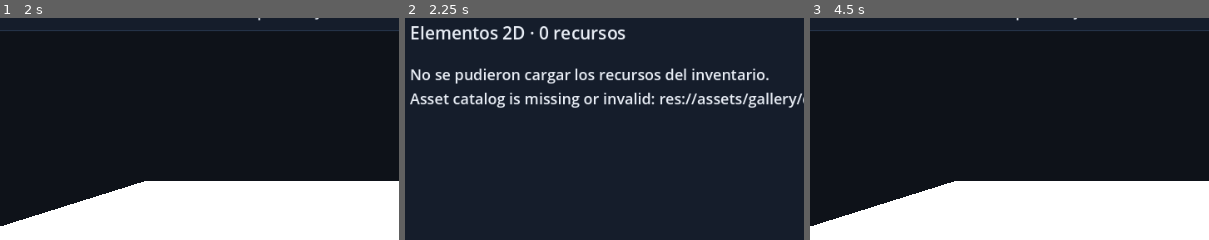
Above: before the commit, frames 1-3 (left to right).
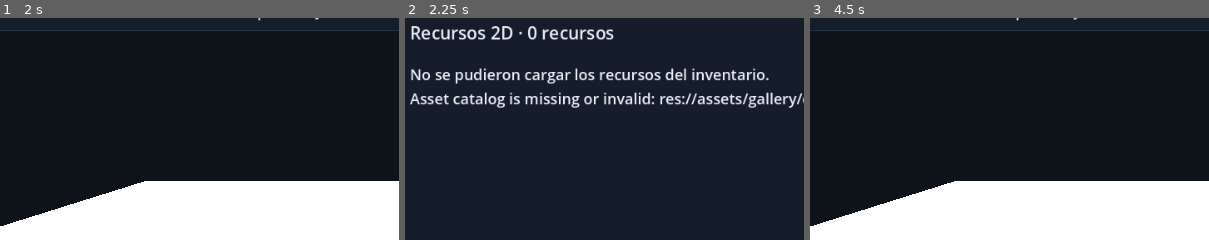
Above: after the commit, the same moments.

Repository: juancito860715-lgtm/jedl-studio
Game: Godot game, scene res://Main.tscn
The game is run twice, just before and just after one commit, with the same random seed, the same clock (stepped at 60 frames per second) and the same inputs.
Inputs:
- Up to frame 1 (2 s): click "Escena" at 0.5 s; click "Reproducir" at 1.25 s
- Up to frame 2 (2.25 s): click "Galería 2D" at 2 s
- Up to frame 3 (4.5 s): click "Galería 3D" at 2.75 s; click "Cerrar" at 3.5 s; click "Escena" at 4.25 s
The pictures show only the part of the screen within x 4-54%, y 14-64%; the shares and areas given below are measured in that part.

Frame 1 is identical in both runs. In frame 2, 1.9% of the frame differs, in the area x 2-56%, y 3-10%; in frame 3, nothing differs.

Commit message:
feat(gallery): retain optional 2D background placement

Diff:
--- a/scripts/Main.gd
+++ b/scripts/Main.gd
@@ -446,12 +446,12 @@
         child.queue_free()
     var entries: Array[Dictionary] = catalog_manager.scan_catalog(kind, category_filter)
     gallery_category_row.visible = kind == "3d"
-    var category_title := category_filter if not category_filter.is_empty() else ("Elementos 2D" if kind == "2d" else "Personajes y objetos 3D")
+    var category_title := category_filter if not category_filter.is_empty() else ("Recursos 2D" if kind == "2d" else "Personajes y objetos 3D")
     gallery_title.text = "%s · %d recursos" % [category_title, entries.size()]
     if entries.is_empty():
         var empty_label := Label.new()
         var catalog_error: String = catalog_manager.get_catalog_error()
-        empty_label.text = "No se pudieron cargar los recursos del inventario.\n" + catalog_error if not catalog_error.is_empty() else ("El banco de elementos 2D transparentes todavía no está instalado." if kind == "2d" else "Esta categoría aún no tiene recursos instalados.")
+        empty_label.text = "No se pudieron cargar los recursos del inventario.\n" + catalog_error if not catalog_error.is_empty() else ("El catálogo 2D no contiene recursos instalados." if kind == "2d" else "Esta categoría aún no tiene recursos instalados.")
         empty_label.add_theme_font_size_override("font_size", 18)
         gallery_list.add_child(empty_label)
     for index in range(mini(entries.size(), 300)):
@@ -489,17 +489,19 @@
         add_button.custom_minimum_size = Vector2(0, 52)
         add_button.pressed.connect(_animate_button.bind(add_button))
         var resource_path := String(item["path"])
-        add_button.pressed.connect(_add_gallery_asset.bind(resource_path, String(item.get("id", ""))))
+        var asset_id := String(item.get("id", ""))
+        var is_background := kind == "2d" and String(item.get("category", "")) == "Fondos fotográficos"
+        add_button.pressed.connect(_add_gallery_asset.bind(resource_path, asset_id, is_background))
         details.add_child(add_button)
     if json_panel != null:
         json_panel.visible = false
     gallery_panel.visible = true
     gallery_panel.move_to_front()
 
-func _add_gallery_asset(resource_path: String, asset_id: String = "") -> void:
+func _add_gallery_asset(resource_path: String, asset_id: String = "", as_background: bool = false) -> void:
     if scene_parser == null:
         return
-    if scene_parser.add_catalog_asset(resource_path, asset_id):
+    if scene_parser.add_catalog_asset(resource_path, asset_id, as_background):
         _frame_camera_to_content()
         if gallery_title != null:
             gallery_title.text = "Añadido a la escena: " + asset_id
